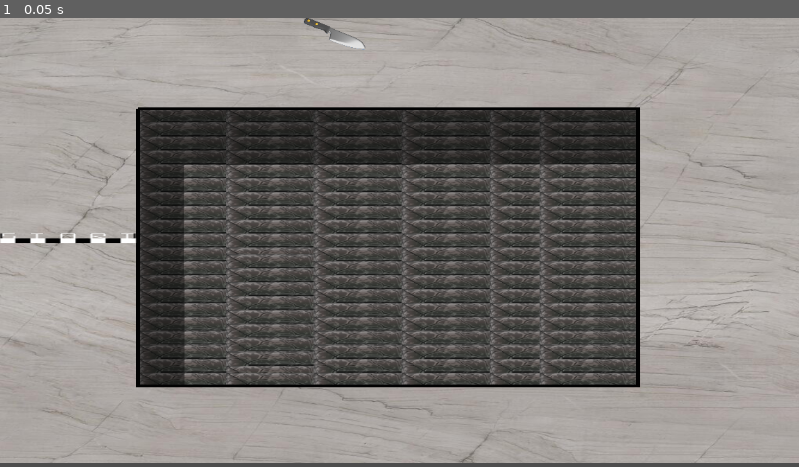
Above: before the commit, frame 1.
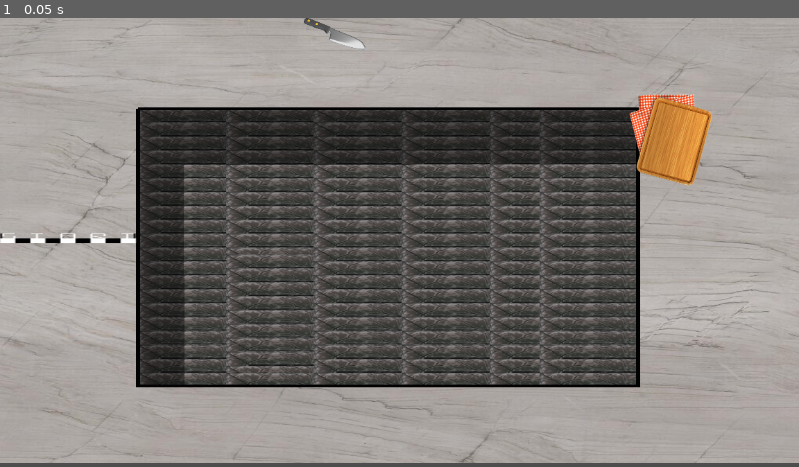
Above: after the commit, the same moment.

Repository: prathamshah2207/LudumDare56-Tiny_Racing
Game: Godot game, scene res://Scenes/kitchen_counter_track.tscn
The game is run twice, just before and just after one commit, with the same random seed, the same clock (stepped at 60 frames per second) and the same inputs.
Inputs:
- Up to frame 1 (0.05 s): no input

The runs differ from the first frame. In frame 1, 1.6% of the frame differs, in the area x 78-90%, y 16-38%.

Commit message:
add the chopping board with clothe and also add the collision shape to it

Diff:
--- a/Scenes/kitchen_counter_track.tscn
+++ b/Scenes/kitchen_counter_track.tscn
@@ -1,9 +1,10 @@
-[gd_scene load_steps=15 format=3 uid="uid://cqk6u6cdydwtu"]
+[gd_scene load_steps=17 format=3 uid="uid://cqk6u6cdydwtu"]
 
 [ext_resource type="Texture2D" uid="uid://ctkdamwwvk7ff" path="res://resources/floor_tileset/Poliigon_StoneQuartzite_8060/1K/Poliigon_StoneQuartzite_8060_BaseColor.jpg" id="1_j0jx0"]
 [ext_resource type="Script" path="res://Scenes/start_finish_line.gd" id="2_1mtsj"]
 [ext_resource type="Texture2D" uid="uid://cjto8es6e22q6" path="res://resources/floor_tileset/tilesey/Tilelists/Tilelist2.png" id="2_lt1y8"]
 [ext_resource type="Texture2D" uid="uid://b0km4lkntamun" path="res://Sprites/knife.png" id="3_a2201"]
+[ext_resource type="Texture2D" uid="uid://cilcnrh03wvo1" path="res://Sprites/choppingBoard2.png" id="4_ncfba"]
 [ext_resource type="Texture2D" uid="uid://4mw6hu2p16wh" path="res://resources/startline/start piskel.png" id="4_oedf3"]
 
 [sub_resource type="TileSetAtlasSource" id="TileSetAtlasSource_7fgtb"]
@@ -1739,6 +1740,9 @@
 radius = 34.7624
 height = 472.864
 
+[sub_resource type="RectangleShape2D" id="RectangleShape2D_rc6fk"]
+size = Vector2(534.777, 546.729)
+
 [sub_resource type="RectangleShape2D" id="RectangleShape2D_tk2or"]
 size = Vector2(20, 642.5)
 
@@ -1795,6 +1799,23 @@
 rotation = 0.686339
 shape = SubResource("CapsuleShape2D_7i025")
 
+[node name="choppigBoard" type="StaticBody2D" parent="CounterSurface/Obstacles"]
+z_index = 5
+position = Vector2(483, 24)
+rotation = 1.26452
+scale = Vector2(0.2, 0.2)
+
+[node name="Sprite2D" type="Sprite2D" parent="CounterSurface/Obstacles/choppigBoard"]
+position = Vector2(1399.08, -2069.47)
+rotation = 0.576725
+scale = Vector2(3.39239, 3.39239)
+texture = ExtResource("4_ncfba")
+
+[node name="CollisionShape2D" type="CollisionShape2D" parent="CounterSurface/Obstacles/choppigBoard"]
+position = Vector2(1440.48, -2051.13)
+rotation = 2.17608
+shape = SubResource("RectangleShape2D_rc6fk")
+
 [node name="TrackBoundaries" type="StaticBody2D" parent="."]
 
 [node name="left_edge" type="CollisionShape2D" parent="TrackBoundaries"]
